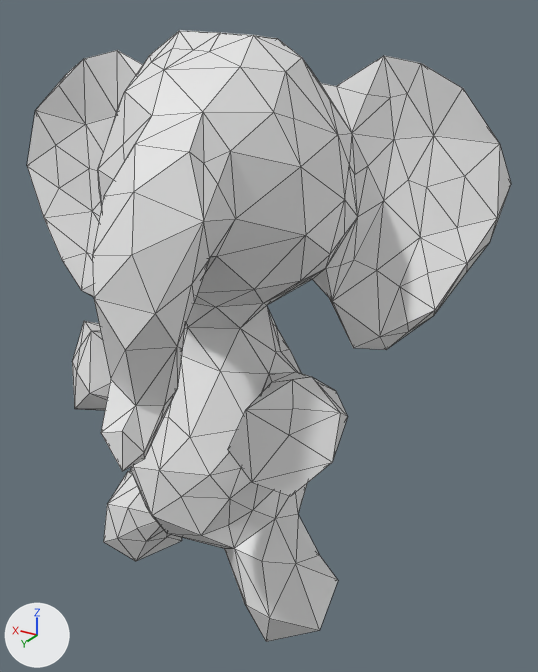
A saved change to the OBJ model meshes/elephant/elephant00202.obj.
Rendered twice from a camera (50 mm lens) standing at (-1.06, 2.36, 0.93) and looking at (0.13, 0.37, -0.06). Arrows for +X, +Y and +Z are at lower left; the lights stay in place. Mesh edges are drawn as thin lines. Where no turn or scale is listed for an object, it has been applied to the vertices.

The older version as bpy lines, for what is in view:
```python
me_elephant00202 = bpy.data.meshes.new('elephant00202')
me_elephant00202.from_pydata(...)  # 397 vertices, 790 faces; spans x -0.51..1.23, y -0.12..1.15, z -1.06..0.89
ob_elephant00202 = bpy.data.objects.new('elephant00202', me_elephant00202)
ob_elephant00202.location = (0.0, 0.0, 0.0)
```
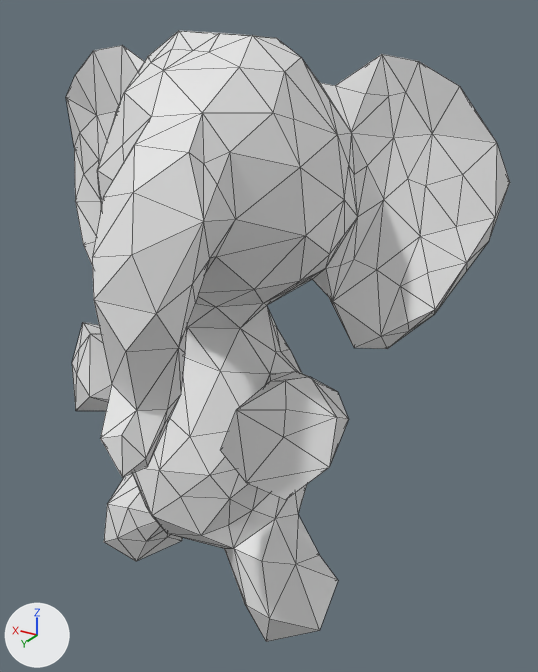
Diff of the bpy script that builds the scene:
```diff
--- a/meshes/elephant/elephant00202.obj.py
+++ b/meshes/elephant/elephant00202.obj.py
@@ me_elephant00202 @@
 # used by ob_elephant00202; location = (0.0, 0.0, 0.0)
-me_elephant00202.from_pydata(...)  # 397 vertices, 790 faces; spans x -0.51..1.23, y -0.12..1.15, z -1.06..0.89
+me_elephant00202.from_pydata(...)  # 397 vertices, 790 faces; spans x -0.51..1.24, y -0.11..1.17, z -1.06..0.89
+# me_elephant00202 part 1: 58 of 397 vertices moved; they spanned x 0.63..1.23, y 0.12..0.73, z -0.4..0.82 and now span x 0.63..1.24, y 0.05..0.73, z -0.41..0.84; mean shift (0.0, -0.07, 0.02); largest move (1.23, 0.34, 0.4) -> (1.24, 0.08, 0.43)
+# me_elephant00202 part 2: 36 of the vertices in x -0.51..0.04, y -0.12..0.08, z 0.14..0.82 are multiplied about their middle by the matrix ((0.999, 0.049, 0.008), (-0.05, 0.998, 0.036), (-0.006, -0.037, 0.999)), then moved by (0.0, 0.01, 0.01)
+# me_elephant00202 part 3: 35 of 397 vertices moved; they spanned x -0.28..0.24, y 0.44..1.15, z -0.39..0.26 and now span x -0.28..0.23, y 0.45..1.17, z -0.4..0.25; mean shift (-0.01, 0.01, 0.0); largest move (0.11, 1.15, -0.15) -> (0.08, 1.17, -0.15)
```

Changed parts and their boxes (x1, y1, x2, y2) in the pictures (538 x 672 px; the box of a moved part takes in the faces that stretch with it):
'elephant00202', reshaped (8% narrower): before (27, 30, 511, 642); after (66, 31, 510, 642)
part 1 of me_elephant00202, moved or reshaped: before (27, 50, 143, 410); after (66, 45, 145, 411)
part 2 of me_elephant00202, moved or reshaped: before (336, 56, 511, 315); after (335, 54, 510, 313)
part 3 of me_elephant00202, moved or reshaped: before (94, 285, 348, 496); after (94, 284, 349, 500)
